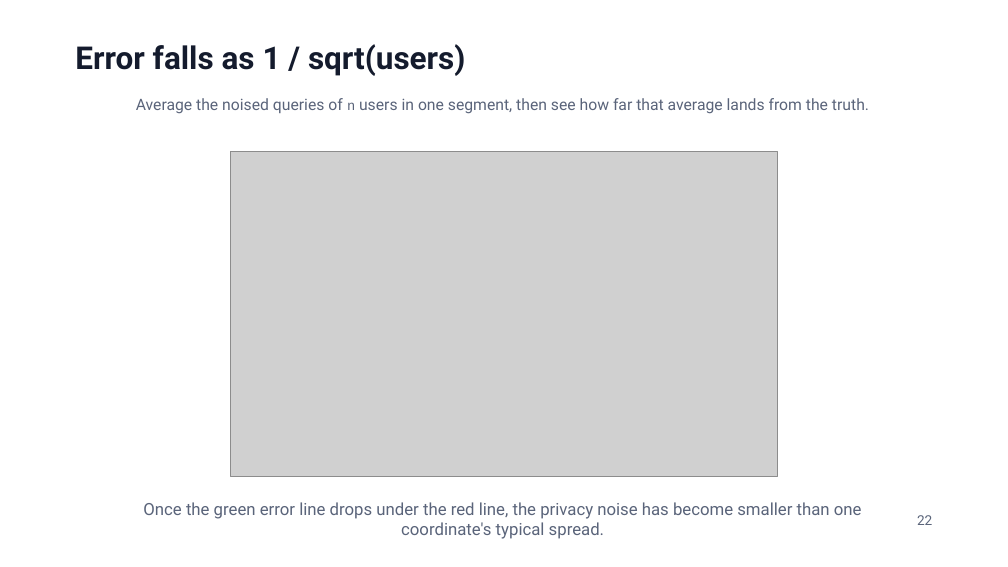
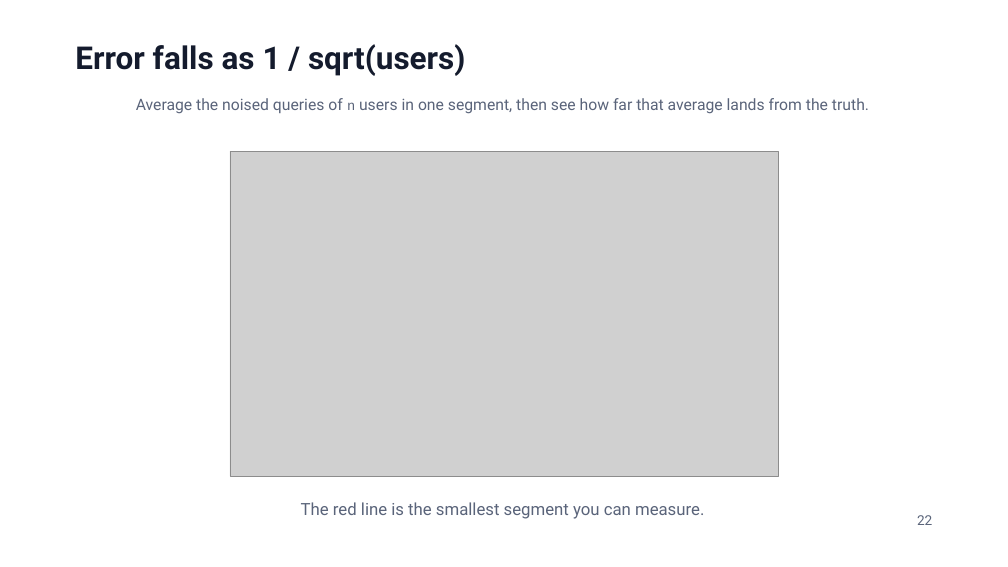
Before and after one commit to jzonthemtn/ldp-for-search, a slide deck: slide 22 of ldp_for_search_slides.pptx. Drawn at 1008x567 pixels with LibreOffice and Linux fonts; fonts in the diff are those of the drawing; grey boxes stand for pictures. Boxes give left, top, right and bottom in pixels: in the first picture for what was removed or moved away, otherwise in the second. Text is boxed around its words. In the diff, an @@ line names an element or a change of style, - is before the commit and + after.

```diff
--- a/ldp_for_search_slides.pptx
+++ b/ldp_for_search_slides.pptx
@@ text at box(301, 502, 704, 519): text changed @@
-Once the green error line drops under the red line, the privacy noise has become smaller than one coordinate's typical spread.
+The red line is the smallest segment you can measure.
```
Also in this commit, not shown: 14 other slides changed, 9 other files.
